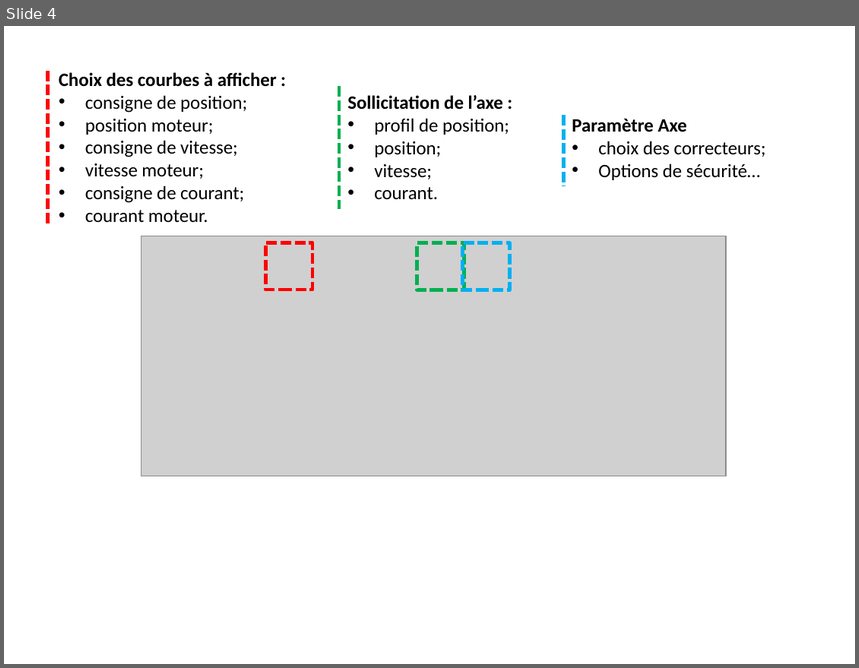
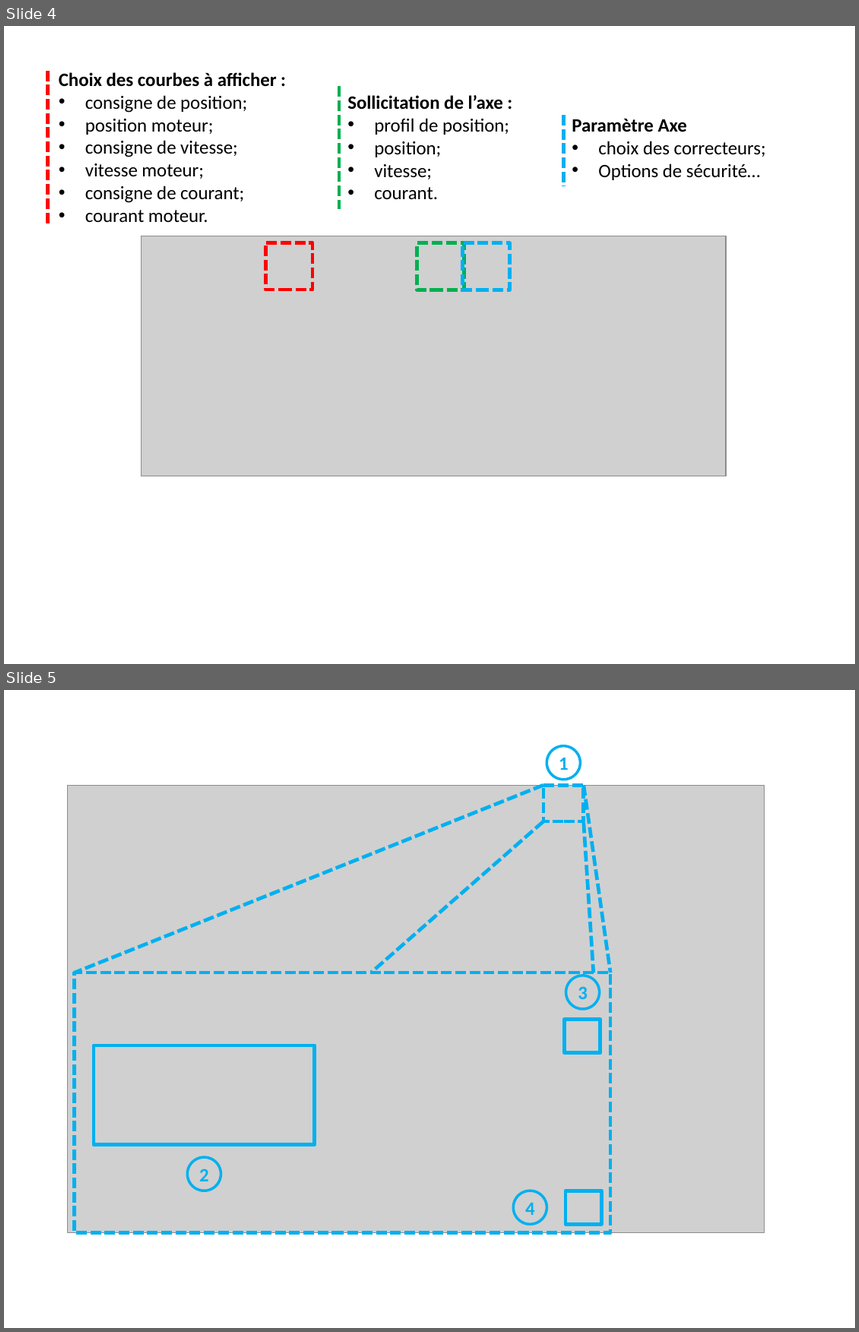
Before and after one commit to xpessoles/TP_Documents_PSI, a slide deck: 01_BGR-300/Figures.pptx. Shown one above the other, each under a label of ours: slide 4 before the commit, slides 4 and 5 after it. The pictures are 859x668 and 859x1332 pixels, drawn with LibreOffice and Linux fonts; fonts in the diff are those of the drawing; grey boxes stand for pictures. Boxes give left, top, right and bottom in pixels: in the first picture for what was removed or moved away, otherwise in the second. Text is boxed around its words. In the diff, an @@ line names an element or a change of style, - is before the commit and + after.

```diff
--- a/01_BGR-300/Figures.pptx
+++ b/01_BGR-300/Figures.pptx
@@ slide 5 added at [4,690,855,1328], background #FFFFFF @@
@@ ellipse added at [547,746,580,780], outline #00B0F0 2.25 pt, 16 pt, text #00B0F0, bold @@
+1
@@ picture added at [68,785,765,1233] @@
@@ line added from (544, 785) to (75, 973), #00B0F0 3 pt dashed @@
@@ rectangle added at [544,785,584,822], outline #00B0F0 3 pt dashed @@
@@ line added from (584, 785) to (611, 973), #00B0F0 3 pt dashed @@
@@ line added from (544, 822) to (371, 973), #00B0F0 3 pt dashed @@
@@ line added from (584, 823) to (594, 973), #00B0F0 3 pt dashed @@
@@ rectangle added at [75,973,611,1233], outline #00B0F0 3 pt dashed @@
@@ ellipse added at [566,976,599,1009], outline #00B0F0 2.25 pt, 16 pt, text #00B0F0, bold @@
+3
@@ rectangle added at [565,1019,601,1053], outline #00B0F0 3 pt @@
@@ rectangle added at [94,1046,315,1145], outline #00B0F0 3 pt @@
@@ ellipse added at [188,1157,221,1191], outline #00B0F0 2.25 pt, 16 pt, text #00B0F0, bold @@
+2
@@ ellipse added at [514,1192,547,1224], outline #00B0F0 2.25 pt, 16 pt, text #00B0F0, bold @@
+4
@@ rectangle added at [566,1192,601,1224], outline #00B0F0 3 pt @@
```
Also in this commit, not shown: 1 other slide added, 3 other files.
